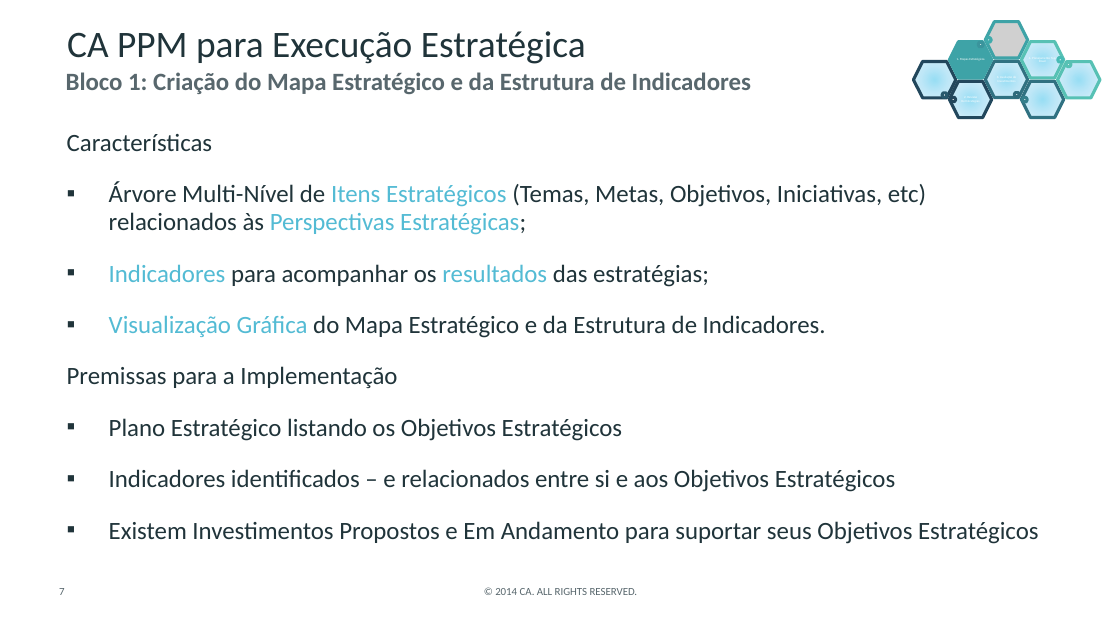
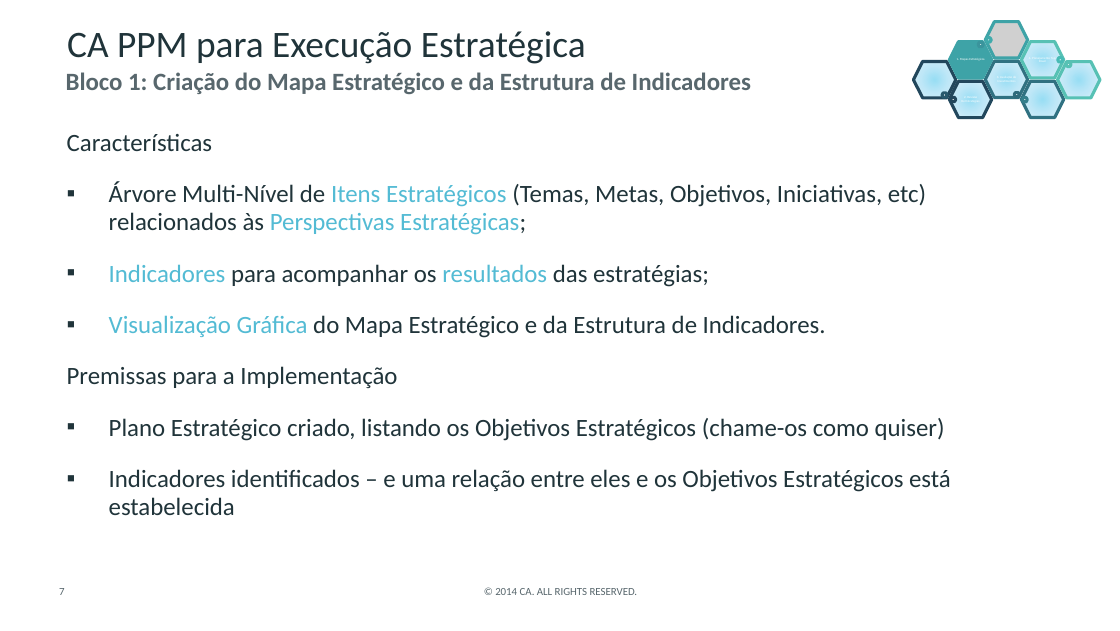
Before and after one commit to CALATAMITBMCOE/Strategic-Alignment, a slide deck: slide 7 of Documentation/CA PPM for Strategic Planning and Execution_PT.pptx. Drawn at 1120x631 pixels with LibreOffice and Linux fonts; fonts in the diff are those of the drawing; grey boxes stand for pictures; background and template pictures are left out. Boxes give left, top, right and bottom in pixels: in the first picture for what was removed or moved away, otherwise in the second. Text is boxed around its words. In the diff, an @@ line names an element or a change of style, - is before the commit and + after.

```diff
--- a/Documentation/CA PPM for Strategic Planning and Execution_PT.pptx
+++ b/Documentation/CA PPM for Strategic Planning and Execution_PT.pptx
@@ text at [109,418,951,515]: text changed @@
-▪ Plano Estratégico listando os Objetivos Estratégicos
-▪ Indicadores identificados – e relacionados entre si e aos Objetivos Estratégicos
-▪ Existem Investimentos Propostos e Em Andamento para suportar seus Objetivos Estratégicos
+▪ Plano Estratégico criado, listando os Objetivos Estratégicos (chame-os como quiser)
+▪ Indicadores identificados – e uma relação entre eles e os Objetivos Estratégicos está estabelecida
```
Also in this commit, not shown: 1 other slide changed, 5 other files.
